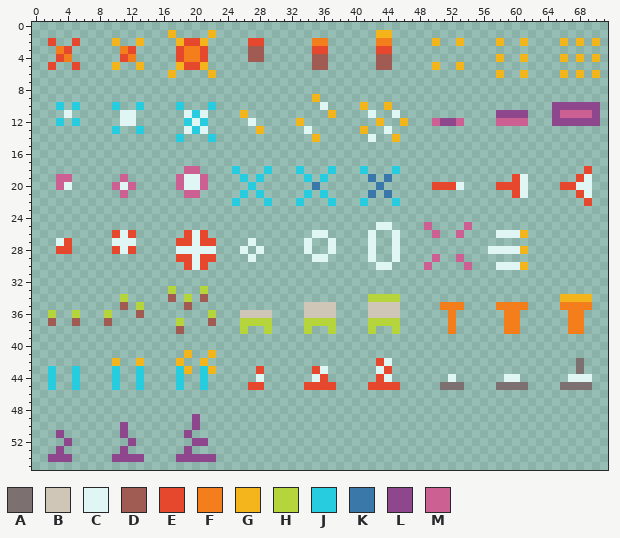
A pixel-art file gets an edit: asset_src/graphics/characters/player/spells/spells.ase. This is how it looked before the edit.
72x56 pixels, 1 frame.
Palette (. is transparent): A #7d7071  B #cfc6b8  C #dff6f5  D #a05b53  E #e6482e  F #f47e1b  G #f4b41b  H #b6d53c  J #28ccdf  K #3978a8  L #8e478c  M #cd6093
Pixels before (only the part around the change), first column x 13:
37 .....H...D...HHHH....HHHH....HHHH...
38 .....D.......H..H....H..H....H..H...
39 ....................................
40 ....................................
41 ......G..G..........................
42 G....G..G.....................EC....
43 J....JG.JG.....E......EC......CE....
44 J....J..J......C......CE......EC....
45 J....J..J.....EE.....EEEE....EEEE...
46 ....................................
47 ....................................
48 ....................................
49 .......L............................
50 .......L............................
51 ......L.............................
52 .......LL...........................
53 ......L.............................
54 L....LLLLL..........................
55 ....................................
Once edited:
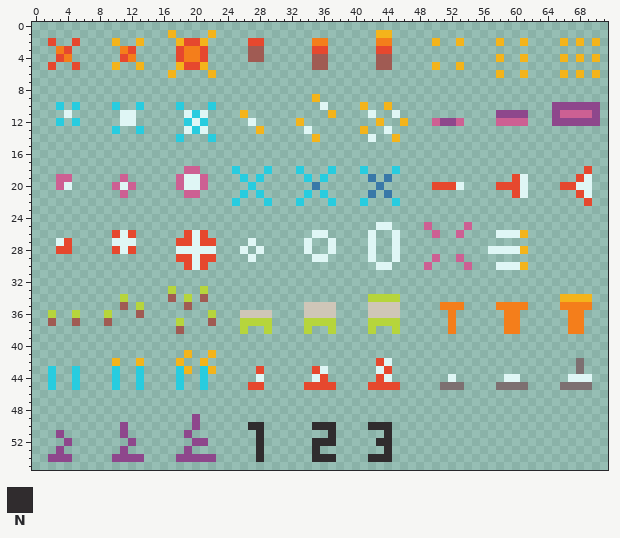
Colours new in this view: N #302c2e
Author's note on the commit: add stat modifiers to spells
Edits made:
Changed rows in their new state; - is an unchanged pixel.
first column x 27:
50 NN------NNN----NNN
51 -N--------N------N
52 -N------NNN-----NN
53 -N------N--------N
54 -N------NNN----NNN
Pixel boxes of the changes (left, top, right, bottom) in both pictures:
added: (248, 422, 264, 462)
added: (312, 422, 336, 462)
added: (368, 422, 392, 462)
